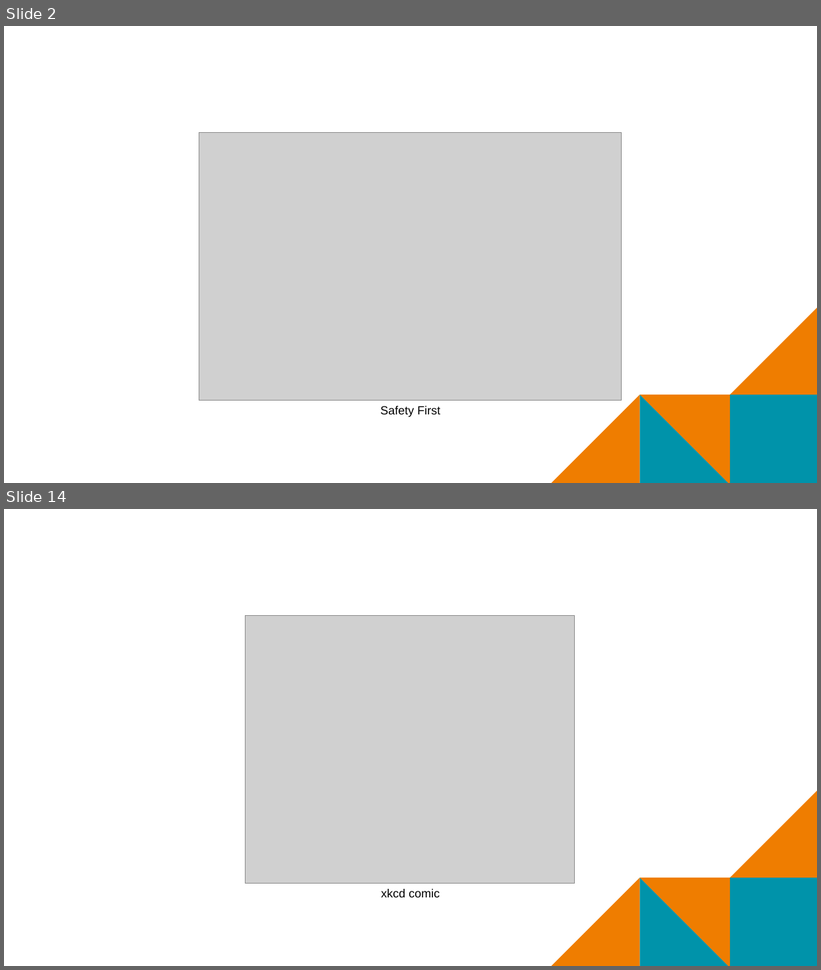
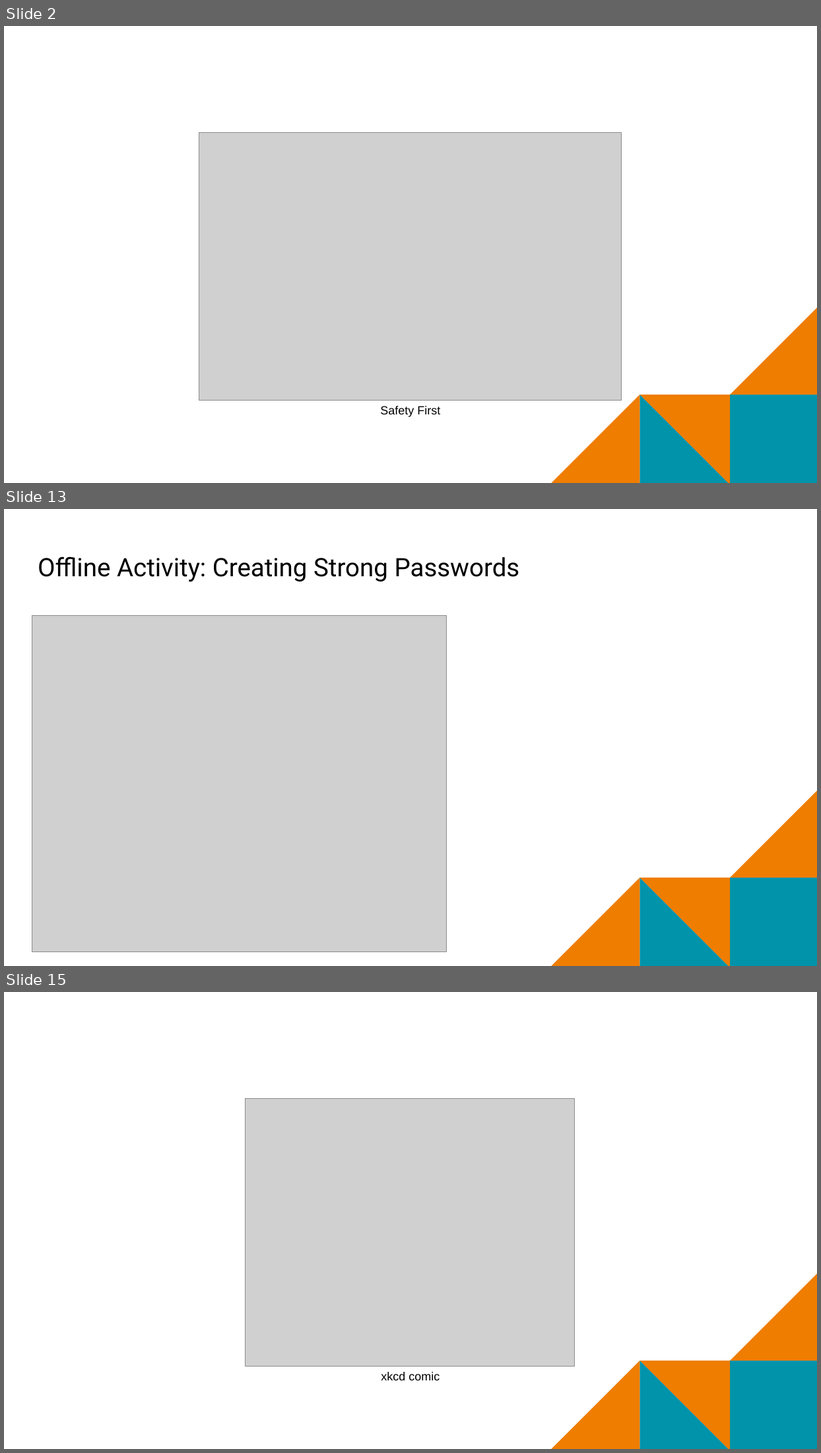
Before and after one commit to mr-eggleton/web-lit-core, a slide deck: final ppt/11-safety-first.pptx. Shown one above the other, each under a label of ours: slides 2 and 14 before the commit, slides 2, 13 and 15 after it; the slides between them are not shown. The pictures are 821x970 and 821x1453 pixels, drawn with LibreOffice and Linux fonts; fonts in the diff are those of the drawing; grey boxes stand for pictures; background and template pictures are left out. Boxes give left, top, right and bottom in pixels: in the first picture for what was removed or moved away, otherwise in the second. Text is boxed around its words. In the diff, an @@ line names an element or a change of style, - is before the commit and + after.

```diff
--- a/final ppt/11-safety-first.pptx
+++ b/final ppt/11-safety-first.pptx
@@ slide 13 added at (4,509,817,966), background #FFFFFF; not listed: 5 template elements that a slide beside it also shows @@
@@ title added at (38,557,520,582), 30 pt, text #000000 @@
+Offline Activity: Creating Strong Passwords
@@ picture added at (32,616,447,953) @@
@@ what was slide 14 is now slide 15 @@
```
Also in this commit, not shown: 15 slides changed, 1 other slide added, 3 other files.
